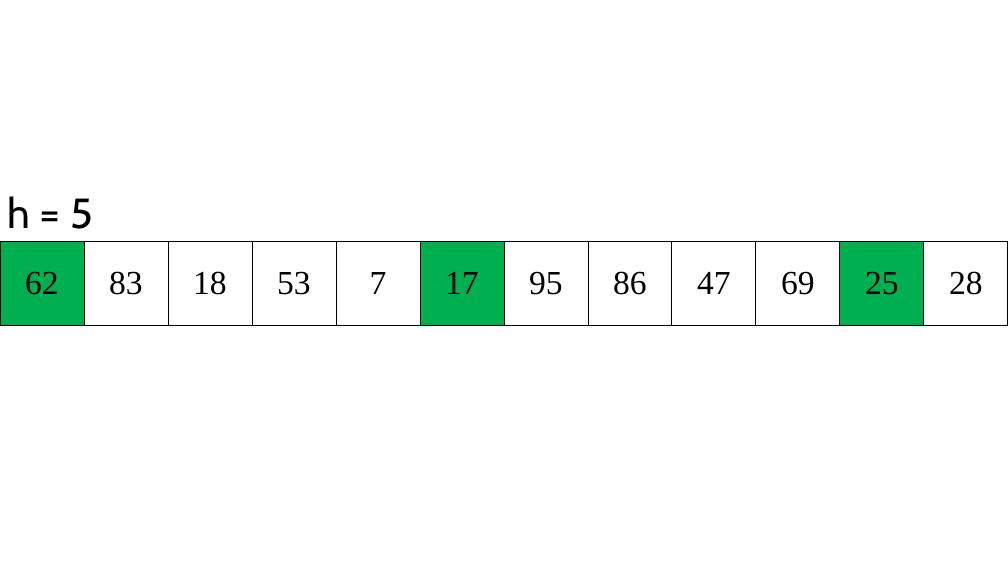
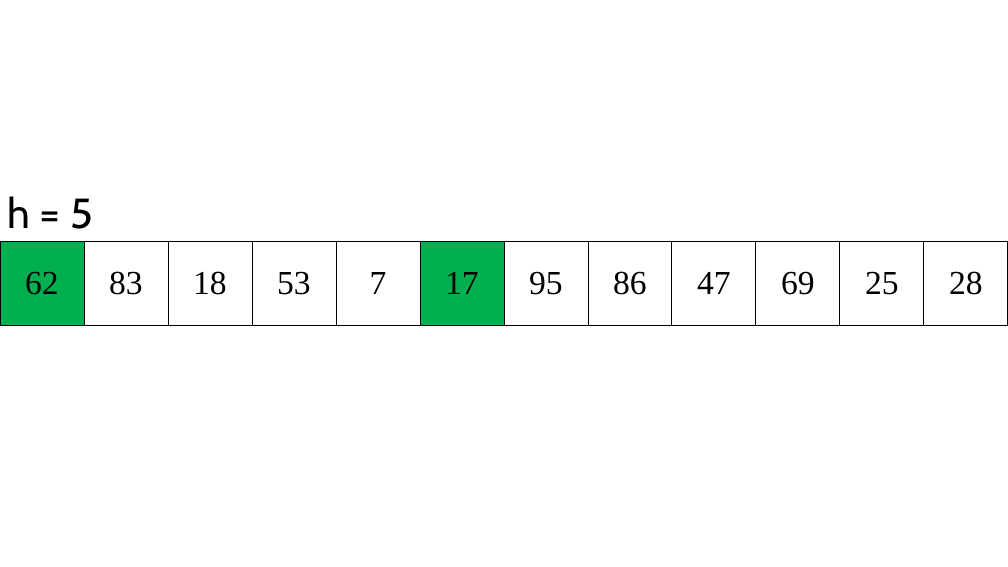
Before and after one commit to Wateraice727/Shell-Sort-Complexity-Analysis, a slide deck: slide 9 of Document/Shell Sort.pptx. Drawn at 1008x567 pixels with LibreOffice and Linux fonts; fonts in the diff are those of the drawing. Boxes give left, top, right and bottom in pixels: in the first picture for what was removed or moved away, otherwise in the second. Text is boxed around its words. In the diff, an @@ line names an element or a change of style, - is before the commit and + after.

```diff
--- a/Document/Shell Sort.pptx
+++ b/Document/Shell Sort.pptx
@@ table at [0, 241, 1007, 325] @@
@@ fill #00B050 to #FFFFFF in row 1, column 11 @@
```
Also in this commit, not shown: 19 other slides changed, 8 slides added, 20 other files.
